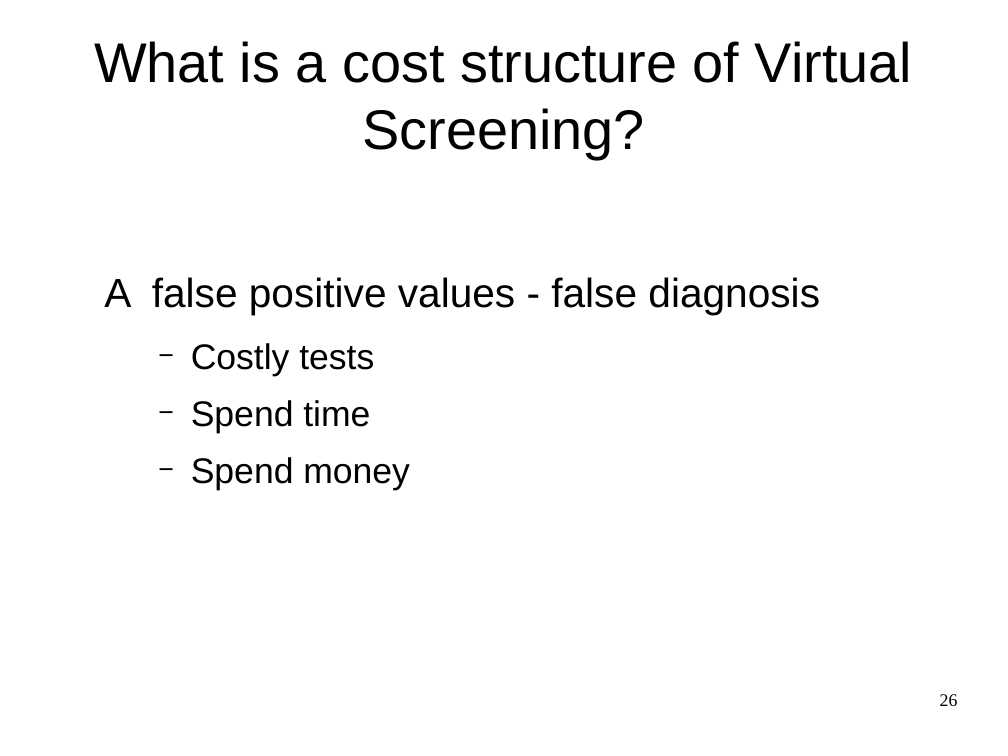
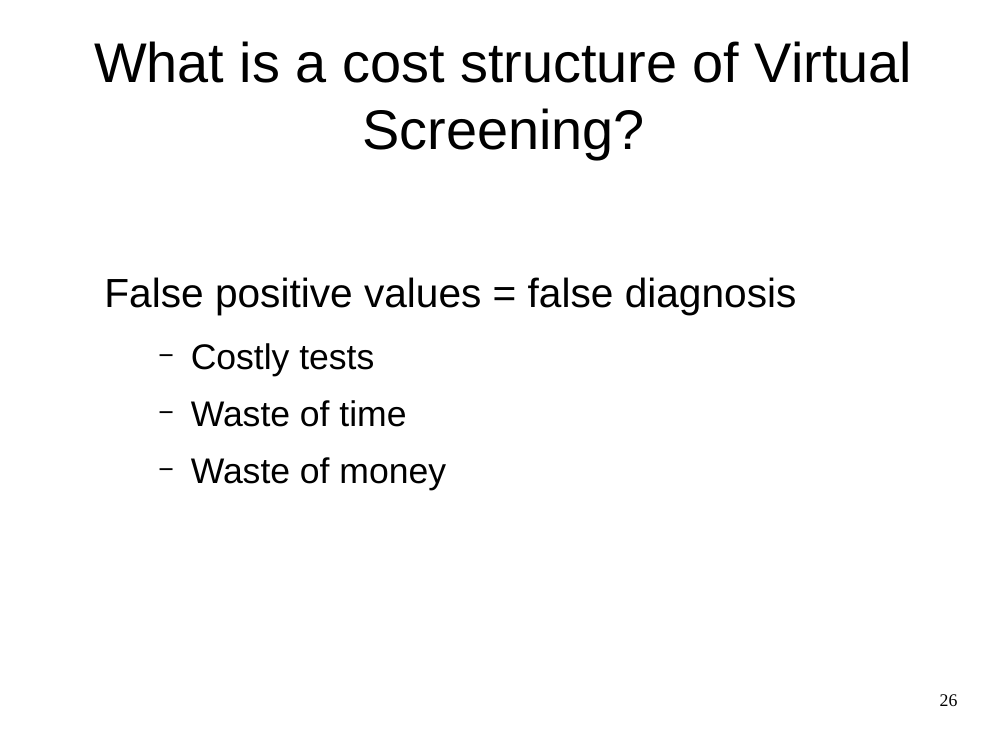
Before and after one commit to AlexWoroschilow/pca, a slide deck: slide 26 of seminar/presentation.odp. Drawn at 1008x756 pixels with LibreOffice and Linux fonts; fonts in the diff are those of the drawing. Boxes give left, top, right and bottom in pixels: in the first picture for what was removed or moved away, otherwise in the second. Text is boxed around its words. In the diff, an @@ line names an element or a change of style, - is before the commit and + after.

```diff
--- a/seminar/presentation.odp
+++ b/seminar/presentation.odp
@@ text at (104,277,797,315): text changed @@
-A false positive values - false diagnosis
+False positive values = false diagnosis
@@ text at (191,400,446,491): text changed @@
-  − Spend time
-  − Spend money
+  − Waste of time
+  − Waste of money
```
Also in this commit, not shown: 21 other slides changed.
